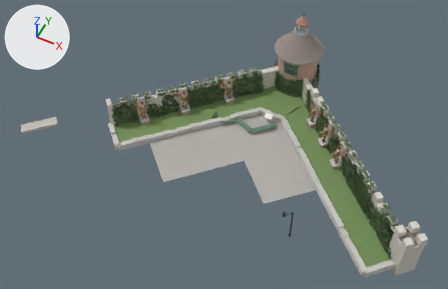
One commit to the Blender file models/AR_MagischeKlok/AR_MagischeKlok_master.blend: the scene before it, then after it.
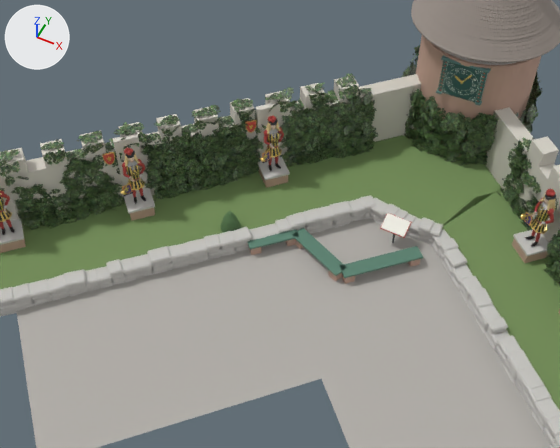
Each version appears first whole from a camera (50 mm lens) standing at (13.56, -42.32, 40.56) and looking at (-2.21, -10.79, 1.14), and next in a close-up from a camera (50 mm lens) standing at (3.41, -20.53, 17.53) and looking at (-3.26, -7.19, 0.85). The axes (+X, +Y, +Z) are drawn at upper left. The lights are the same throughout. The last two pictures show the newer version.

The scene before the commit, as lines of its bpy script (objects in view):
```python
me_mk_bankjes__baksteen = bpy.data.meshes.new('MK_bankjes__baksteen')
me_mk_bankjes__baksteen.from_pydata(...)  # 48 vertices, 36 faces; spans x -3.99..0.72, y -8.05..-5.95, z 0.0..0.42
me_mk_bankjes__baksteen.materials.append(mat_mat_baksteen)  # beige #c4a290
me_mk_bankjes__haag = bpy.data.meshes.new('MK_bankjes__haag')
me_mk_bankjes__haag.from_pydata(...)  # 58 vertices, 70 faces; spans x -5.0..-4.36, y -7.911..-7.287, z 0.1..1.08
me_mk_bankjes__haag.materials.append(mat_mat_haag)  # dark green #597c50
me_mk_bankjes__hout = bpy.data.meshes.new('MK_bankjes__hout')
me_mk_bankjes__hout.from_pydata(...)  # 72 vertices, 78 faces; spans x -4.05..0.79, y -8.11..-5.89, z 0.42..0.48
me_mk_bankjes__hout.materials.append(mat_mat_hout)  # green #59816f
me_mk_toren__baksteen = bpy.data.meshes.new('MK_toren__baksteen')
me_mk_toren__baksteen.from_pydata(...)  # 242 vertices, 288 faces; spans x -1.87..1.87, y -1.87..1.87, z -0.45..4.07
me_mk_toren__baksteen.materials.append(mat_mat_baksteen)  # beige #c4a290
ob_mk_bankjes__baksteen = bpy.data.objects.new('MK_bankjes__baksteen', me_mk_bankjes__baksteen)
ob_mk_bankjes__baksteen.location = (0.0, 0.0, 0.0)
ob_mk_bankjes__haag = bpy.data.objects.new('MK_bankjes__haag', me_mk_bankjes__haag)
ob_mk_bankjes__haag.location = (0.0, 0.0, 0.0)
ob_mk_bankjes__hout = bpy.data.objects.new('MK_bankjes__hout', me_mk_bankjes__hout)
ob_mk_bankjes__hout.location = (0.0, 0.0, 0.0)
ob_mk_toren__baksteen = bpy.data.objects.new('MK_toren__baksteen', me_mk_toren__baksteen)
ob_mk_toren__baksteen.location = (0.0, 0.0, 0.0)
# also in view: 'MK_muur_W__stuc' at (7.25, -7.24, 1.62); 'MK_verhoging__gras' at (0.86, -9.09, 0.13); 'MK_plein__klinker' at (-1.1, -10.44, 0.1); 'MK_sokkels__steen' at (-1.59, -7.75, 0.81); 'MK_muur_N__stuc' at (-6.11, -5.77, 1.28)
```
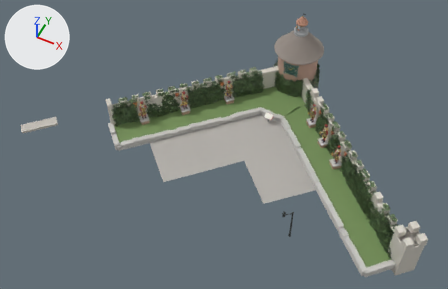
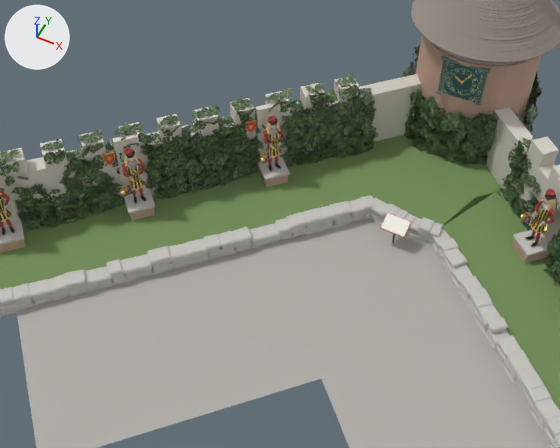
The change, as a list of edits to the scene's bpy script:
```text
Remove ob_mk_bankjes__hout:
    ob_mk_bankjes__hout = bpy.data.objects.new('MK_bankjes__hout', me_mk_bankjes__hout)
    ob_mk_bankjes__hout.location = (0.0, 0.0, 0.0)
Remove ob_mk_bankjes__baksteen:
    ob_mk_bankjes__baksteen = bpy.data.objects.new('MK_bankjes__baksteen', me_mk_bankjes__baksteen)
    ob_mk_bankjes__baksteen.location = (0.0, 0.0, 0.0)
Remove ob_mk_bankjes__haag:
    ob_mk_bankjes__haag = bpy.data.objects.new('MK_bankjes__haag', me_mk_bankjes__haag)
    ob_mk_bankjes__haag.location = (0.0, 0.0, 0.0)
```

Boxes [x1, y1, x2, y2] around the edits, measured in the close-ups (560 x 448 px):
'MK_bankjes__hout', deleted (green): before [247, 228, 423, 278]
'MK_bankjes__baksteen', deleted (mostly hidden): before [249, 239, 421, 284]
'MK_bankjes__haag', deleted: before [220, 211, 241, 233]
